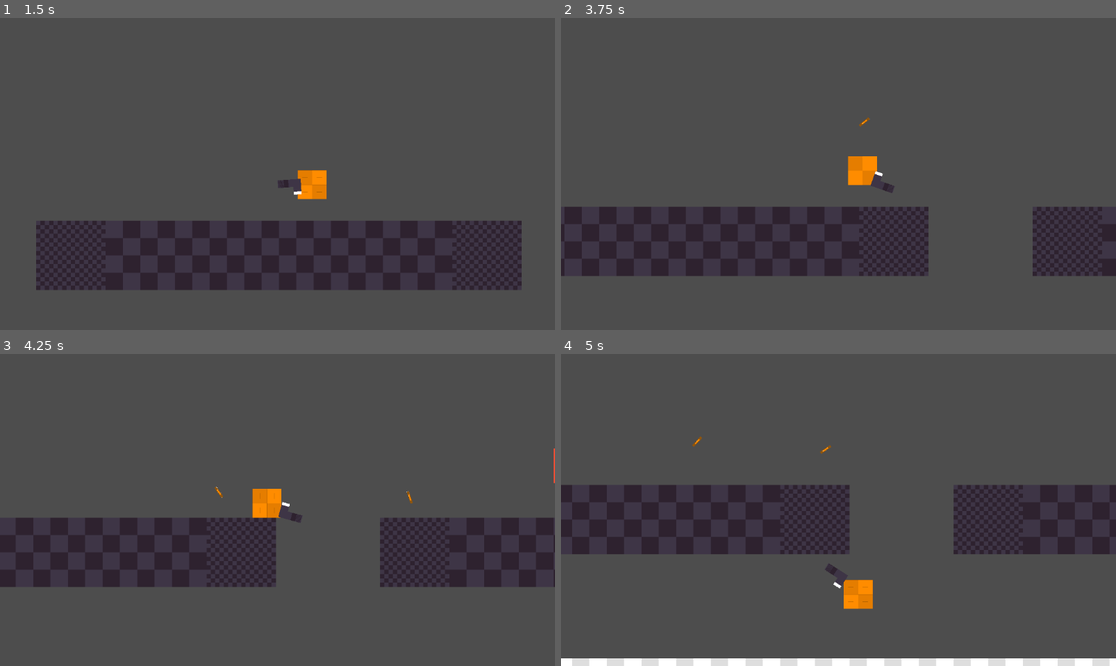
Above: before the commit, frames 1-4 (two rows, left to right).
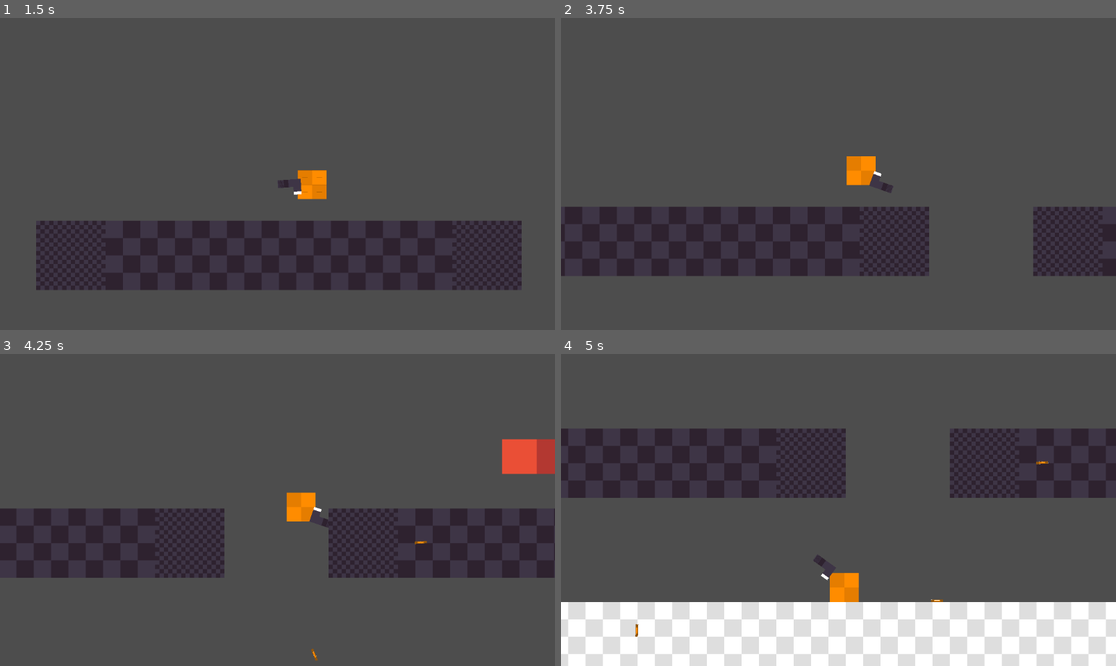
Above: after the commit, the same moments.

Repository: MemeCake789/Delta
Game: Godot game, scene res://scenes/main.tscn
Two runs of this game, one before a commit and one after it. Both use one fixed random seed, a clock stepped at 60 frames per second and the inputs below.
Inputs (mouse positions are in pixels of both pictures, inside the frame that each line leads up to):
- Up to frame 1 (1.5 s): move the mouse to (399, 158) at 0.52 s; press the mouse at (399, 158) at 0.53 s; hold D (move_right) from 0.53 s (still down); tap W (jump) at 0.77 s; move the mouse to (166, 189) at 1.27 s; release the mouse at (166, 189) at 1.28 s; tap Shift (run) at 1.35 s
- Up to frame 2 (3.75 s): tap W (jump) at 1.52, 3.02 s; click (727, 189) at 1.55 s; move the mouse to (894, 105) at 2.02 s; release D (move_right) at 2.03 s; press the mouse at (894, 105) at 2.03 s; hold A (move_left) 2.03-2.78 s; move the mouse to (810, 236) at 2.77 s; release the mouse at (810, 236) at 2.78 s; hold D (move_right) from 2.78 s (still down); click (810, 236) at 2.85 s; move the mouse to (1005, 220) at 3.52 s; hold Shift (run) from 3.53 s (still down)
- Up to frame 3 (4.25 s): keep holding D (move_right); keep holding Shift (run); tap W (jump) at 3.77 s; click (444, 556) at 3.8 s
- Up to frame 4 (5 s): move the mouse to (672, 463) at 4.27 s; release D (move_right) at 4.28 s; release Shift (run) at 4.28 s; hold A (move_left) from 4.28 s (still down); click (672, 463) at 4.35 s; tap W (jump) at 4.52 s

Frame 1 is identical in both runs. In frame 2, 0.1% of the frame differs, in the area x 51-86%, y 31-83%; in frame 3, 7.1%; in frame 4, 37%, in the area x 0-100%, y 23-100%.

Commit message:
Updated Gun Physics ( Not Finished )

Diff:
--- a/scenes/cube.tscn
+++ /dev/null
@@ -1,36 +0,0 @@
-[gd_scene load_steps=5 format=3 uid="uid://bjjqli17pq4me"]
-
-[ext_resource type="Texture2D" uid="uid://cxyri6jlyuk1f" path="res://assets/proto/Red/texture_07.png" id="1_c8o2r"]
-[ext_resource type="Script" path="res://src/Area2D.gd" id="2_guoep"]
-
-[sub_resource type="RectangleShape2D" id="RectangleShape2D_xk1s2"]
-size = Vector2(20.3333, 20.3333)
-
-[sub_resource type="CircleShape2D" id="CircleShape2D_gcvi2"]
-radius = 154.003
-
-[node name="Cube" type="RigidBody2D"]
-disable_mode = 2
-collision_layer = 2
-collision_mask = 3
-
-[node name="TextureRect" type="TextureRect" parent="."]
-offset_left = -31.0
-offset_top = -31.0
-offset_right = 993.0
-offset_bottom = 993.0
-scale = Vector2(0.06, 0.06)
-texture = ExtResource("1_c8o2r")
-
-[node name="CollisionShape2D" type="CollisionShape2D" parent="."]
-position = Vector2(-5.96046e-08, 0)
-scale = Vector2(3, 3)
-shape = SubResource("RectangleShape2D_xk1s2")
-
-[node name="Area2D" type="Area2D" parent="."]
-script = ExtResource("2_guoep")
-
-[node name="CollisionShape2D" type="CollisionShape2D" parent="Area2D"]
-shape = SubResource("CircleShape2D_gcvi2")
-
-[connection signal="area_entered" from="Area2D" to="Area2D" method="_on_area_entered"]
--- a/scenes/wall.tscn
+++ /dev/null
@@ -1,21 +0,0 @@
-[gd_scene load_steps=3 format=3 uid="uid://b02g1l6n02oqc"]
-
-[ext_resource type="Texture2D" uid="uid://dxfdi65dp8rm7" path="res://assets/proto/Dark/texture_09.png" id="1_dayec"]
-
-[sub_resource type="RectangleShape2D" id="RectangleShape2D_hbkvo"]
-size = Vector2(319.4, 20)
-
-[node name="Wall" type="StaticBody2D"]
-texture_repeat = 2
-
-[node name="Sprite2D" type="Sprite2D" parent="."]
-texture_repeat = 2
-position = Vector2(11.5001, 0)
-scale = Vector2(1.55566, 0.1)
-texture = ExtResource("1_dayec")
-
-[node name="CollisionShape2D" type="CollisionShape2D" parent="."]
-texture_repeat = 2
-position = Vector2(10.5, 0)
-scale = Vector2(5, 5)
-shape = SubResource("RectangleShape2D_hbkvo")
--- a/src/Area2D.gd
+++ /dev/null
@@ -1,15 +0,0 @@
-extends Area2D
-
-
-# Called when the node enters the scene tree for the first time.
-func _ready():
-	pass # Replace with function body.
-
-
-# Called every frame. 'delta' is the elapsed time since the previous frame.
-func _process(delta):
-	pass
-
-
-func _on_area_entered(area):
-	pass # Replace with function body.
--- a/src/Bullet.gd
+++ b/src/Bullet.gd
@@ -1,11 +1 @@
 extends RigidBody2D
-
-@export var bullet_speed = 5000
-var mouse_position = Vector2.ZERO  # Initialize with a default value
-
-func _ready():
-	pass  # No need to get mouse position here
-
-func _process(delta):
-	mouse_position = get_viewport().get_mouse_position()
-	linear_velocity = transform.x * bullet_speed
--- a/src/CharacterBody2D.gd
+++ /dev/null
@@ -1 +0,0 @@
-#DELETE
--- a/src/Gun.gd
+++ b/src/Gun.gd
@@ -10,6 +10,13 @@
 	new_bullet.global_position = %ShootPoint.global_position
 	new_bullet.global_rotation = %ShootPoint.global_rotation
 	%ShootPoint.add_child(new_bullet)
+
+	# Apply impulse
+	var mouse_pos = get_global_mouse_position()
+	var dir = (mouse_pos - new_bullet.global_position).normalized()
+	var impulse = dir * 10000  # Adjust the multiplier as needed
+	new_bullet.apply_central_impulse(impulse)
+
 
 func _ready():
 	pass  # Replace with function body.
